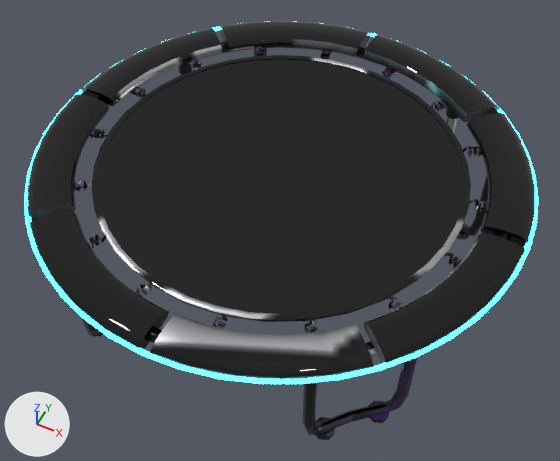
Renders of the glTF model assets/models/trampoline.glb from each side of a commit.
Camera for both pictures: a camera (50 mm lens) standing at (1.035, -2.08, 2.803) and looking at (0.022, -0.054, 0.271). Arrows for +X, +Y and +Z are at lower left; the lights stay in place. The first picture is the older version. Where no turn or scale is listed for an object, it has been applied to the vertices. Vertices at exactly the same position are counted once.

The first picture shows 'body', 'mat_surface'.
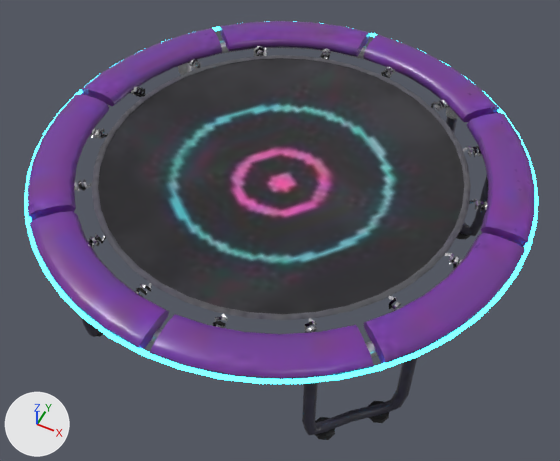
Location of each change, (x1, y1, x2, y2) in pixels of the pictures (560 x 461 px):
'mat_surface', reshaped
    before: (98, 58, 464, 322)
    after: (98, 58, 464, 314)
part 1 of me_torus, surface changed (black to purple)
    both: (25, 21, 537, 438)
part 2 of me_mat_surface, deleted (mostly hidden)
    before: (145, 276, 422, 322)
part 3 of me_mat_surface, surface changed (lighter)
    both: (98, 58, 464, 314)

The change, as a list of edits to the scene's bpy script:
```text
Change me_torus:
    where me_torus.from_pydata(...)  # 2648 vertices, 5008 faces; spans x -1.03..1.03, y -1.03..1.03, z -0.57..0.07
    used by ob_body; location = (0.0, 0.0, 0.572)
    me_torus part 1: texture (UV) coordinates of 5008 of 5008 faces, centred in x -1.02..1.02, y -1.02..1.02, z -0.57..0.07, changed; they spanned u 0.01..0.99, v 0.01..0.96 and now span u 0.01..0.99, v 0.01..0.97
Change me_mat_surface:
    used by ob_mat_surface; location = (0.0, 0.0, -0.957)
    remove me_mat_surface.from_pydata(...)  # 386 vertices, 768 faces; spans x -0.75..0.75, y -0.75..0.75, z 1.43..1.56
    add me_mat_surface.from_pydata(...)  # 289 vertices, 544 faces; spans x -0.75..0.75, y -0.75..0.75, z 1.47..1.56
    me_mat_surface part 2
    97 vertices are removed from x -0.75..0.75, y -0.75..0.75, z 1.43..1.53
    224 faces are deleted
    me_mat_surface part 3: 544 kept faces spanning x -0.75..0.75, y -0.75..0.75, z 1.47..1.56 get new texture (UV) coordinates
```
